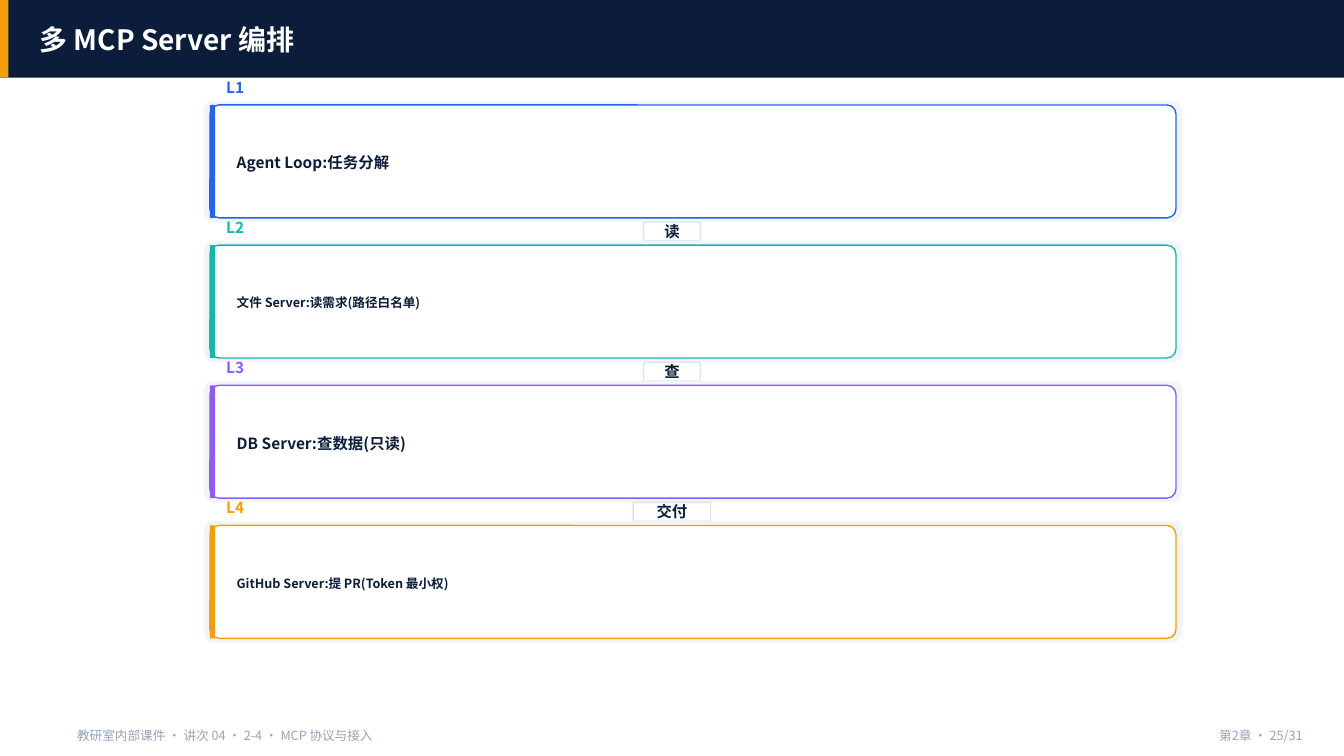
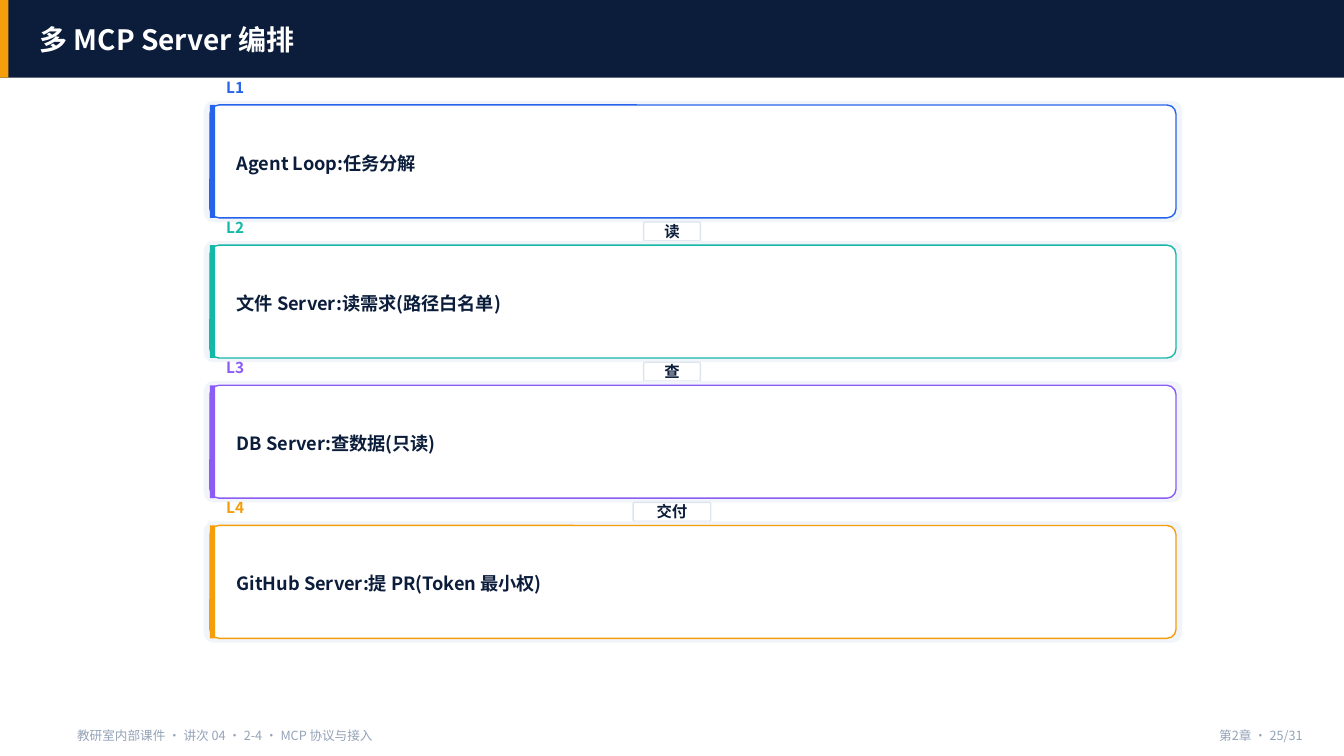
Before and after one commit to tianqiongenze/ai-agent-bootcamp-course, a slide deck: slide 25 of 03-课件PPT/讲次版/第2章-4-讲次 2-4 · MCP 协议与接入.pptx. Drawn at 1344x756 pixels with LibreOffice and Linux fonts; fonts in the diff are those of the drawing. Boxes give left, top, right and bottom in pixels: in the first picture for what was removed or moved away, otherwise in the second. Text is boxed around its words. In the diff, an @@ line names an element or a change of style, - is before the commit and + after.

```diff
--- a/03-课件PPT/讲次版/第2章-4-讲次 2-4 · MCP 协议与接入.pptx
+++ b/03-课件PPT/讲次版/第2章-4-讲次 2-4 · MCP 协议与接入.pptx
@@ text "Agent Loop:任务分解" at (x1=237, y1=154, x2=416, y2=175): size 11 to 13 pt @@
@@ text "文件 Server:读需求(路径白名单)" at (x1=237, y1=294, x2=501, y2=314): size 9 to 13 pt @@
@@ text "DB Server:查数据(只读)" at (x1=237, y1=434, x2=435, y2=454): size 11 to 13 pt @@
@@ text "GitHub Server:提 PR(Token 最小权)" at (x1=237, y1=574, x2=541, y2=594): size 9 to 13 pt @@
```
Also in this commit, not shown: 1 other slide changed, 37 other files.
